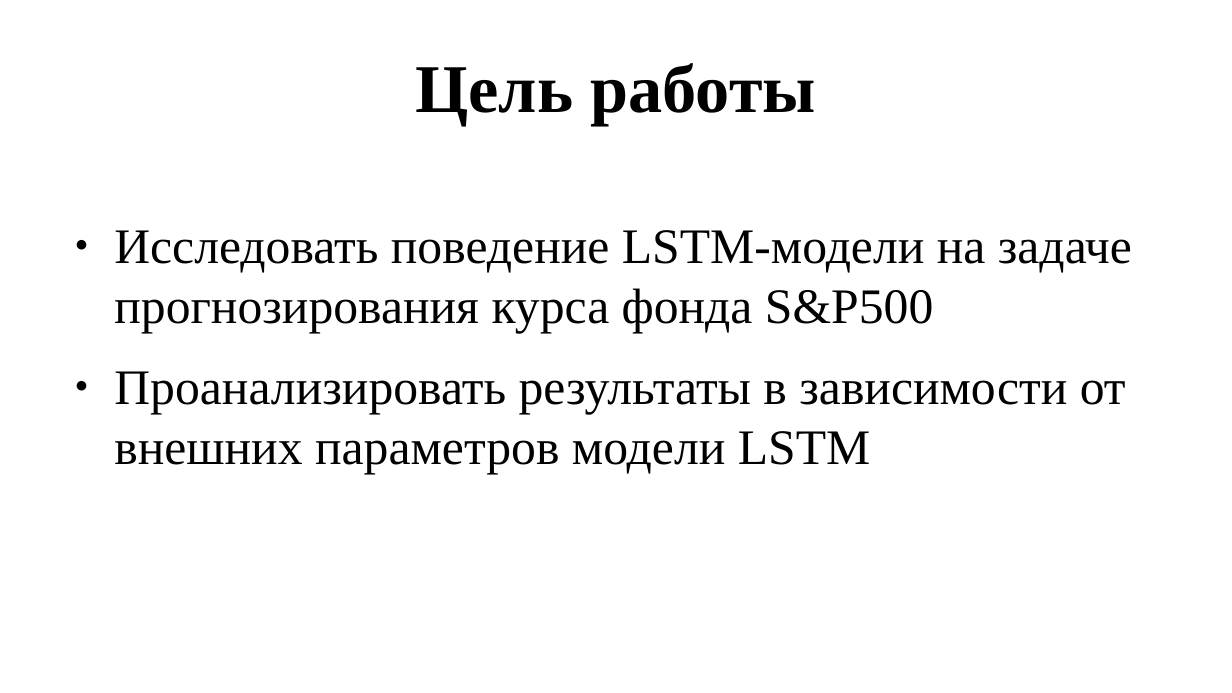
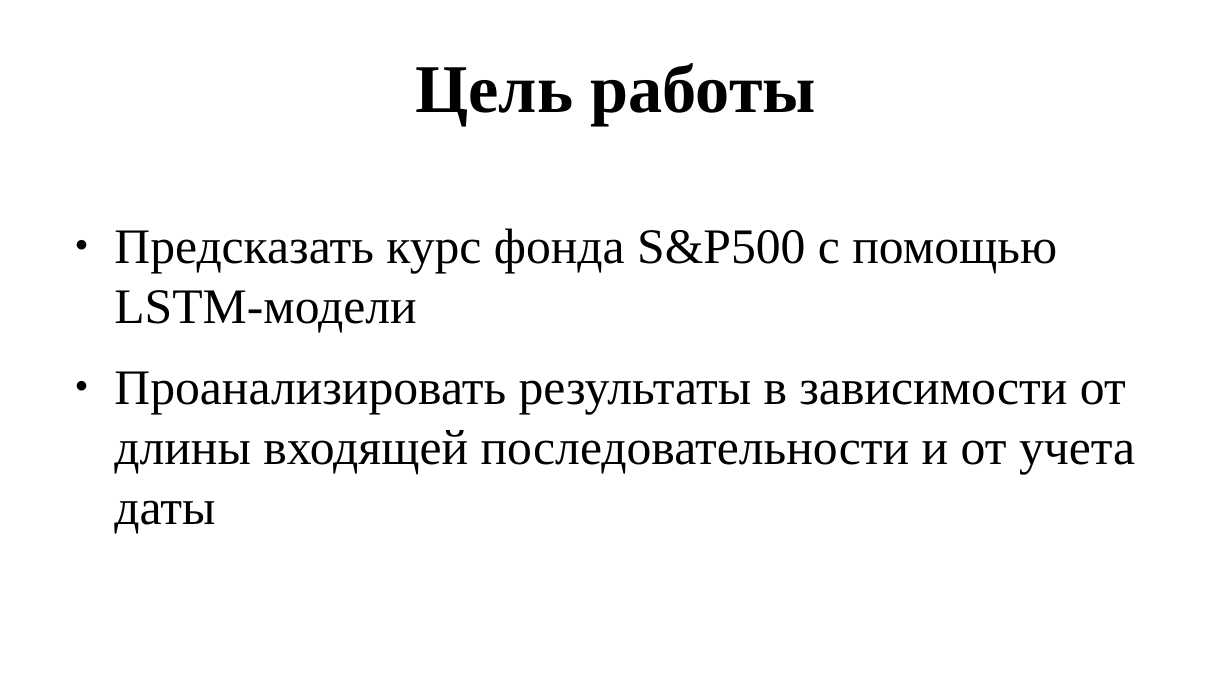
Before and after one commit to NOTfedos/neurorep, a slide deck: slide 2 of presa.pptx. Drawn at 1232x693 pixels with LibreOffice and Linux fonts; fonts in the diff are those of the drawing. Boxes give left, top, right and bottom in pixels: in the first picture for what was removed or moved away, otherwise in the second. Text is boxed around its words. In the diff, an @@ line names an element or a change of style, - is before the commit and + after.

```diff
--- a/presa.pptx
+++ b/presa.pptx
@@ text at [114, 228, 1135, 534]: text changed @@
-● Исследовать поведение LSTM-модели на задаче прогнозирования курса фонда S&P500
-● Проанализировать результаты в зависимости от внешних параметров модели LSTM
+● Предсказать курс фонда S&P500 с помощью LSTM-модели
+● Проанализировать результаты в зависимости от длины входящей последовательности и от учета даты
```
Also in this commit, not shown: 4 other slides changed, 1 slide added, 1 slide removed, 3 other files.
